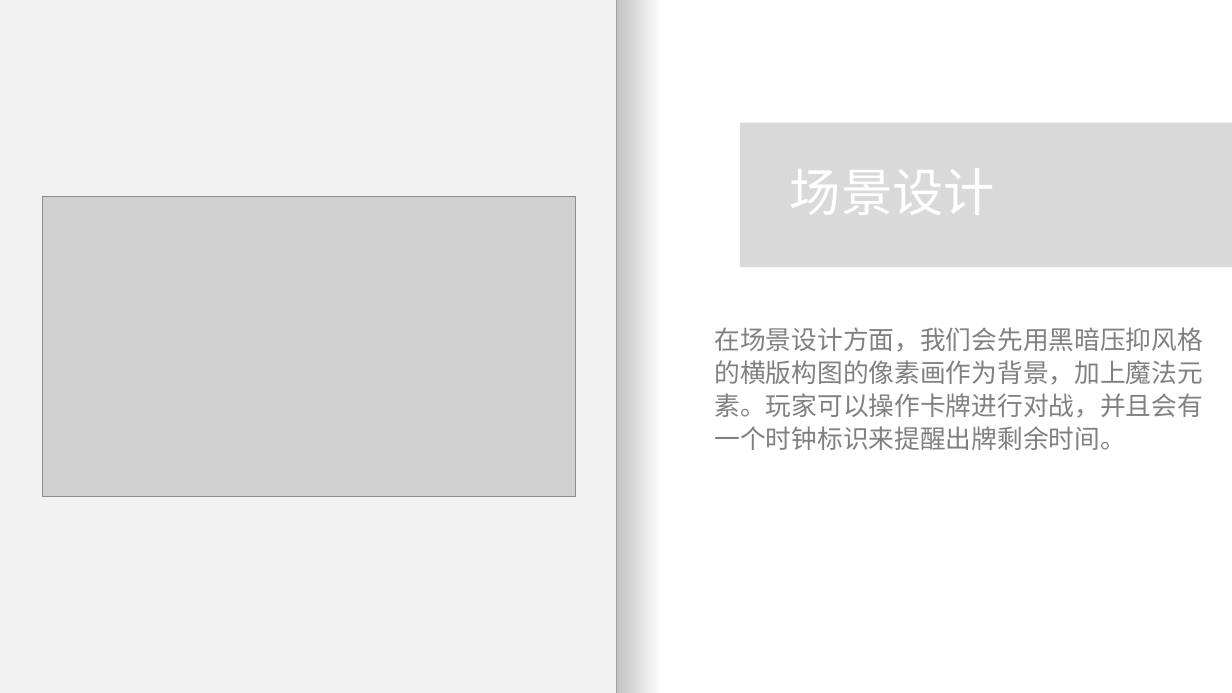
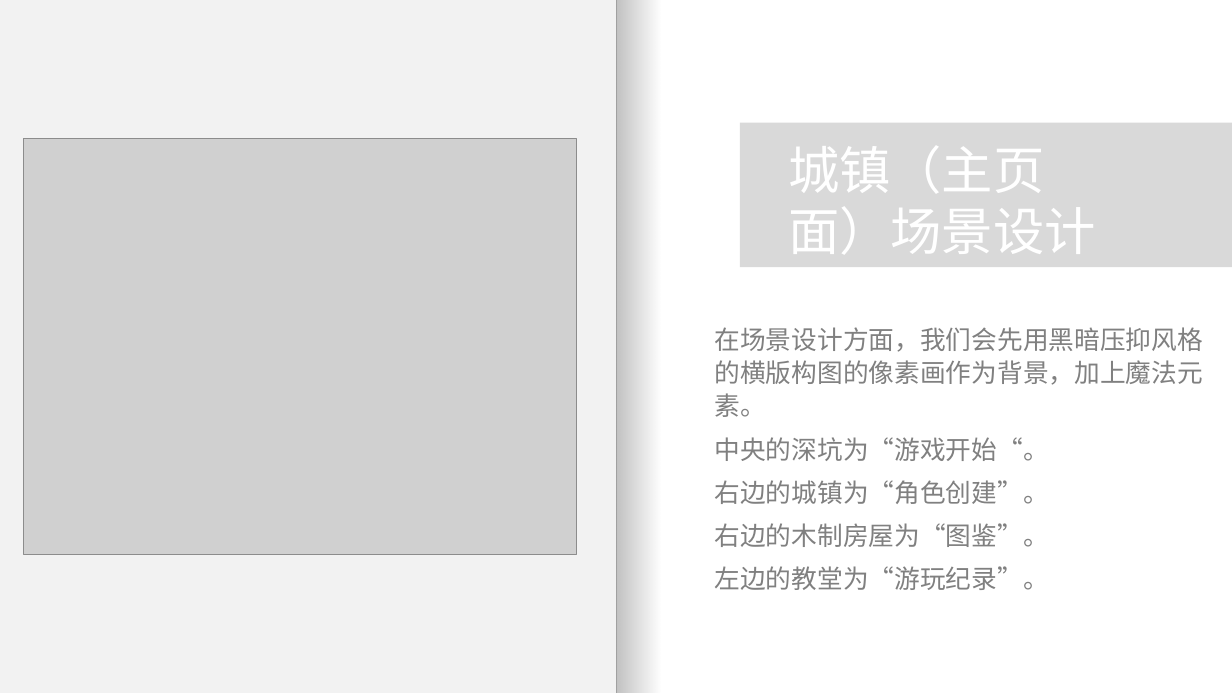
Before and after one commit to HongYi4588/CardGame, a slide deck: slide 4 of 永续地牢Ouroboros 设计方案.pptx. Drawn at 1232x693 pixels with LibreOffice and Linux fonts; fonts in the diff are those of the drawing; grey boxes stand for pictures. Boxes give left, top, right and bottom in pixels: in the first picture for what was removed or moved away, otherwise in the second. Text is boxed around its words. In the diff, an @@ line names an element or a change of style, - is before the commit and + after.

Commit message:
更新ppt
ppt内容更新UI设计和流程图

```diff
--- a/永续地牢Ouroboros 设计方案.pptx
+++ b/永续地牢Ouroboros 设计方案.pptx
@@ picture: place and size @@
-picture at bbox=[43, 197, 576, 496]
+picture at bbox=[23, 139, 577, 554]
@@ text at bbox=[788, 130, 1096, 265]: text changed @@
-场景设计
+城镇（主页面）场景设计
@@ text at bbox=[715, 327, 1203, 590]: text changed @@
-在场景设计方面，我们会先用黑暗压抑风格的横版构图的像素画作为背景，加上魔法元素。玩家可以操作卡牌进行对战，并且会有一个时钟标识来提醒出牌剩余时间。
+在场景设计方面，我们会先用黑暗压抑风格的横版构图的像素画作为背景，加上魔法元素。
+中央的深坑为“游戏开始“。
+右边的城镇为“角色创建”。
+右边的木制房屋为“图鉴”。
+左边的教堂为“游玩纪录”。
```
Also in this commit, not shown: 2 other slides changed, 6 slides added, 1 slide removed, 1 other file.
